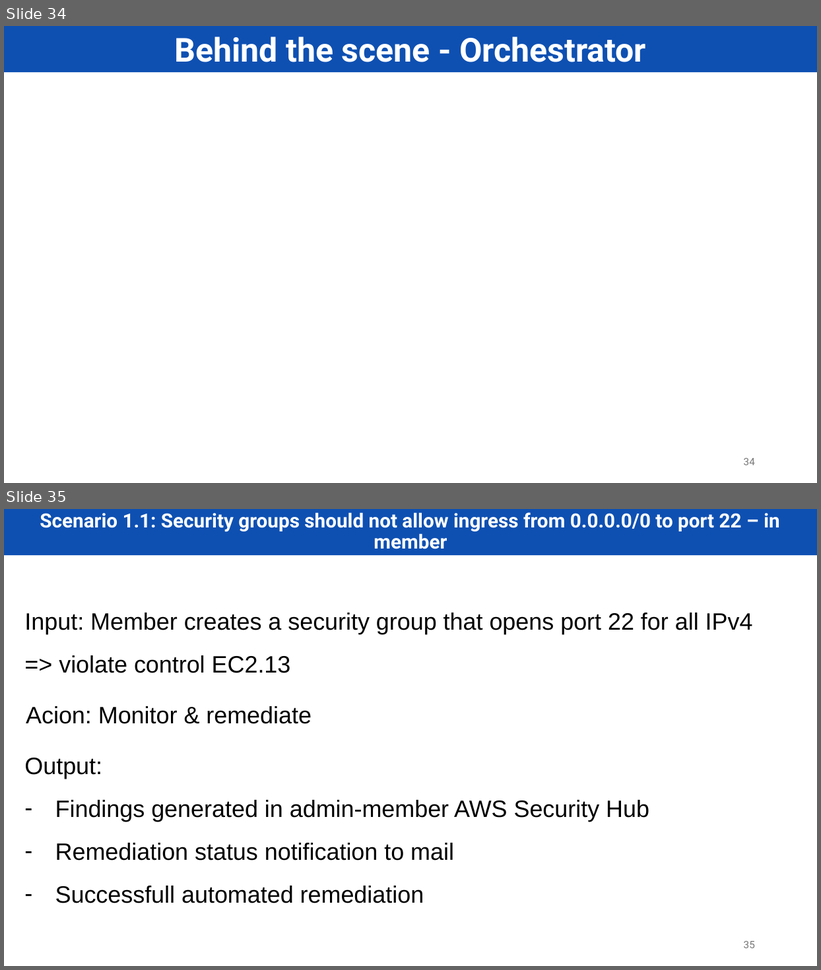
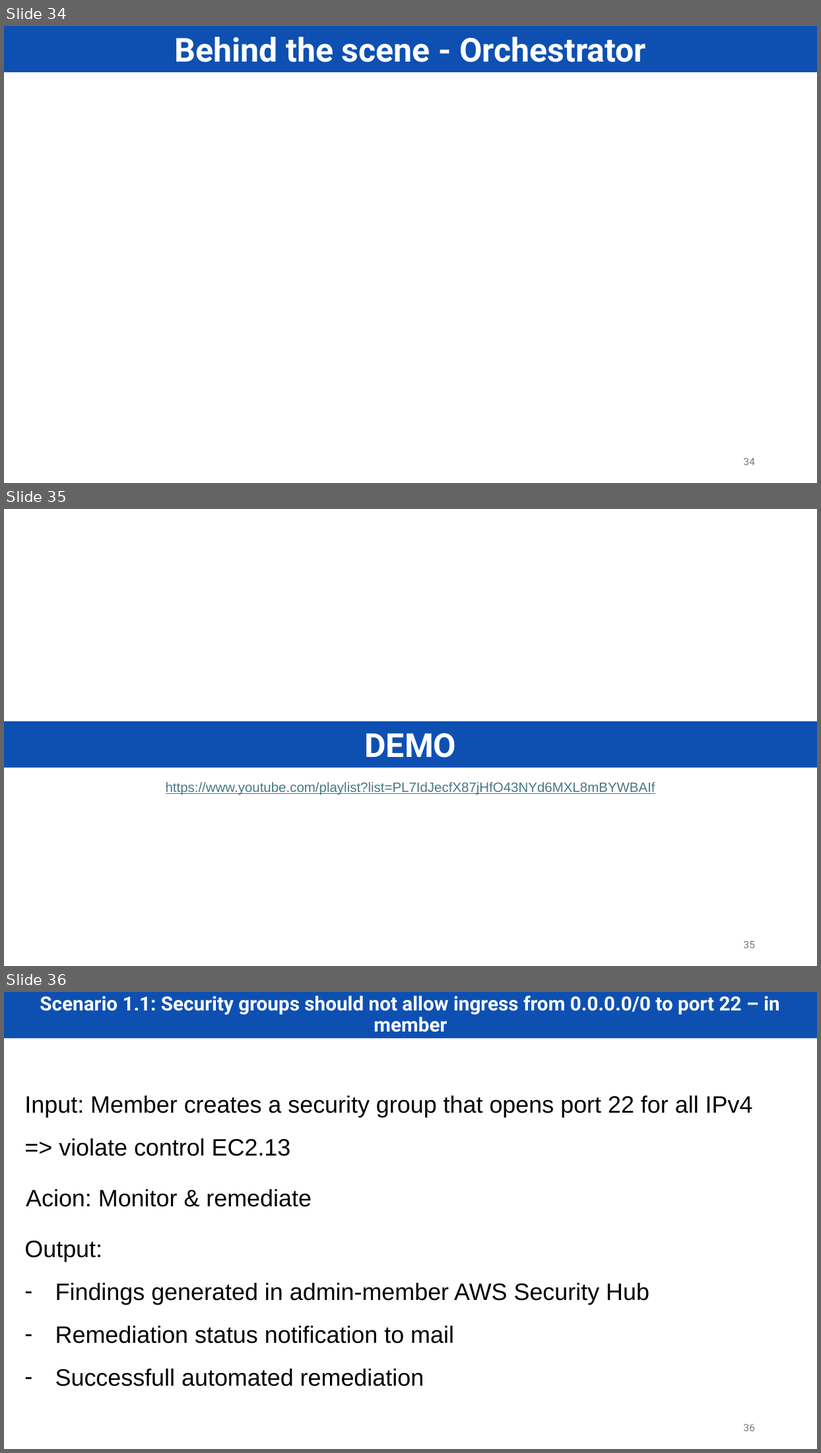
Before and after one commit to PNg-HA/CSPM-with-AWS-Security-Hub, a slide deck: final/ATMNC_DoAn_final.pptx. Shown one above the other, each under a label of ours: slides 34 and 35 before the commit, slides 34, 35 and 36 after it. The pictures are 821x970 and 821x1453 pixels, drawn with LibreOffice and Linux fonts; fonts in the diff are those of the drawing; background and template pictures are left out. Boxes give left, top, right and bottom in pixels: in the first picture for what was removed or moved away, otherwise in the second. Text is boxed around its words. In the diff, an @@ line names an element or a change of style, - is before the commit and + after.

```diff
--- a/final/ATMNC_DoAn_final.pptx
+++ b/final/ATMNC_DoAn_final.pptx
@@ slide 35 added at <box>4,509,817,966</box>, background #FFFFFF @@
@@ rectangle added at <box>4,722,817,768</box>, fill #0E50B2, 39 pt, text #FFFFFF, bold @@
+DEMO
@@ text added at <box>166,782,655,795</box>, 16 pt, text #467886, underline @@
+https://www.youtube.com/playlist?list=PL7IdJecfX87jHfO43NYd6MXL8mBYWBAIf
@@ page number added at <box>744,941,755,949</box>, 12 pt, text #797979 @@
+35
@@ what was slide 35 is now slide 36 @@
```
Also in this commit, not shown: 9 slides changed, 2 other slides added, 2 slides removed.
